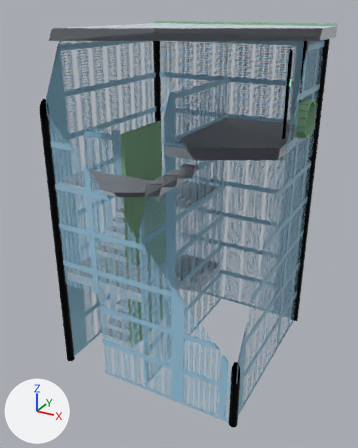
Renders of the glTF model godot/assets/models/tt_slide_tower_t1.glb from each side of a commit.
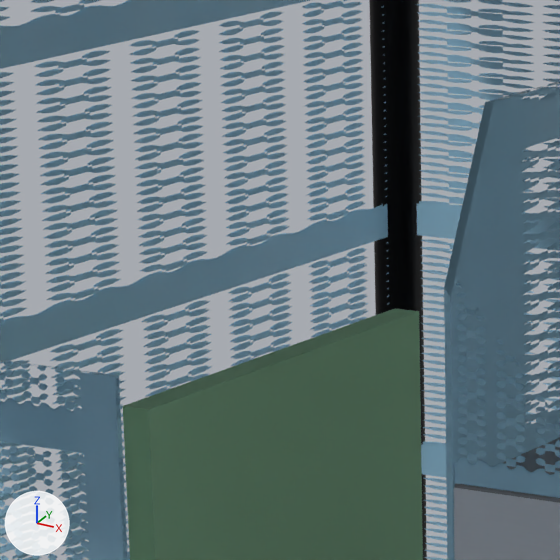
Old and new are each drawn whole from a 50 mm camera at (5.49, -10.6, 8.85) aimed at (-0.16, -0.34, 3.72) and again close up on the part from 29% to 50% of the width and 18% to 35% of the height. Lighting does not change. The marker at lower left points along +X, +Y and +Z. The older version's two pictures come first. Everything nearer to the camera than a plane just in front of the edit is cut away. Objects named as collision shapes, trigger or cutter boxes, shadow casters or lower levels of detail are left out. Vertices at exactly the same position are counted once.

Objects in the first close-up: 'Columns', 'Deck', 'Deck_Finish', 'Enclosure_Scissor', 'Spine_Wall'.
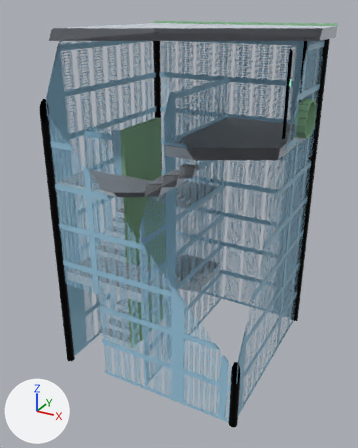
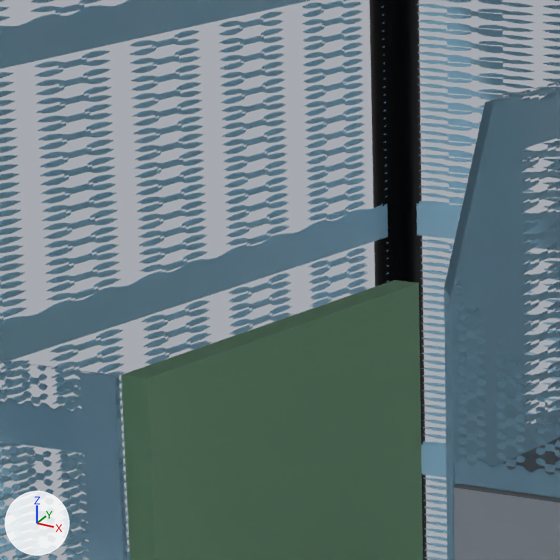
Changed parts and their boxes [x1, y1, x2, y2] in the close-ups (560 x 560 px):
'Spine_Wall', reshaped
    before: [123, 308, 423, 560]
    after: [121, 280, 423, 560]

What changed in the scene script:
```text
Change me_spine_wall:
    used by ob_spine_wall; location = (0.0, 0.0, 0.0)
    before: 11 (-1.15, -1.2, 6.1) at pixel (148, 409), 13 (-1.25, -1.2, 6.1) at pixel (122, 406), 15 (-1.25, 0.47, 6.1) at pixel (394, 308), 17 (-1.15, 0.47, 6.1) at pixel (419, 311), 19 (-1.2, -0.36, 6.1) at pixel (278, 356)
    remove me_spine_wall.from_pydata(...)  # 20 vertices, 32 faces; spans x -1.25..-1.15, y -1.2..0.77, z 0.0..6.1
    add me_spine_wall.from_pydata(...)  # 20 vertices, 32 faces; spans x -1.25..-1.15, y -1.2..0.77, z 0.0..6.2
    me_spine_wall part 1
    add for i in [11, 13, 15, 17, 19]: me_spine_wall.vertices[i].co += Vector((0.0, 0.0, 0.1))
```
